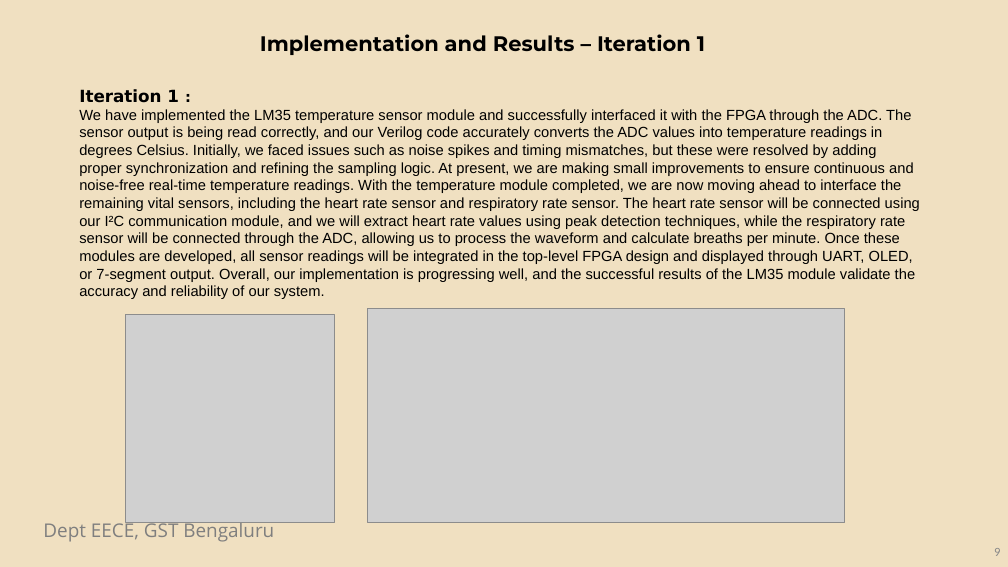
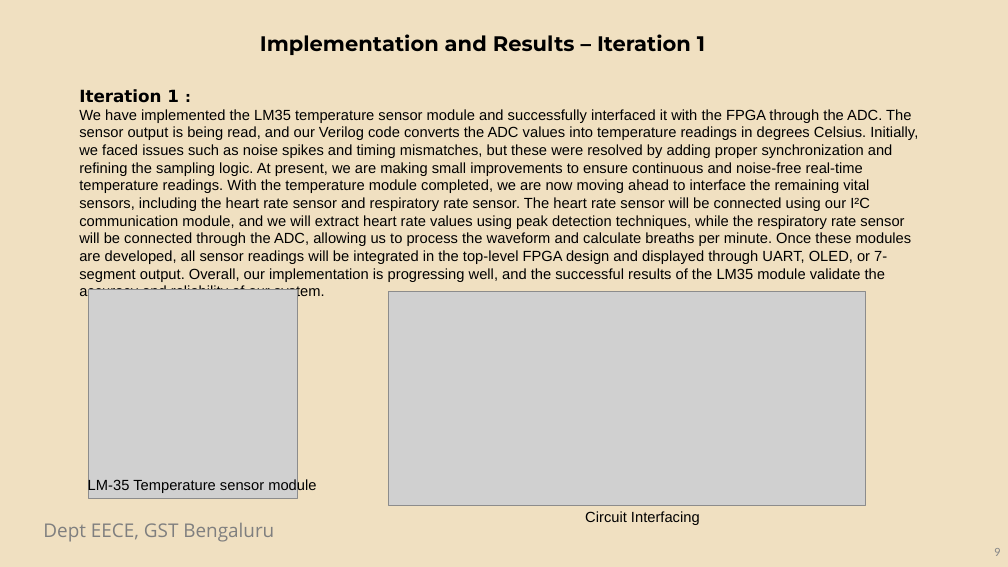
Before and after one commit to VishnuTeja99/Capstone-Project, a slide deck: slide 9 of Project review 2 ppt[1].pptx. Drawn at 1008x567 pixels with LibreOffice and Linux fonts; fonts in the diff are those of the drawing; grey boxes stand for pictures; background and template pictures are left out. Boxes give left, top, right and bottom in pixels: in the first picture for what was removed or moved away, otherwise in the second. Text is boxed around its words. In the diff, an @@ line names an element or a change of style, - is before the commit and + after.

```diff
--- a/Project review 2 ppt[1].pptx
+++ b/Project review 2 ppt[1].pptx
@@ text at (79, 109, 918, 300): text changed @@
-We have implemented the LM35 temperature sensor module and successfully interfaced it with the FPGA through the ADC. The sensor output is being read correctly, and our Verilog code accurately converts the ADC values into temperature readings in degrees Celsius. Initially, we faced issues such as noise spikes and timing mismatches, but these were resolved by adding proper synchronization and refining the sampling logic. At present, we are making small improvements to ensure continuous and noise-free real-time temperature readings. With the temperature module completed, we are now moving ahead to interface the remaining vital sensors, including the heart rate sensor and respiratory rate sensor. The heart rate sensor will be connected using our I²C communication module, and we will extract heart rate values using peak detection techniques, while the respiratory rate sensor will be connected through the ADC, allowing us to process the waveform and calculate breaths per minute. Once these modules are developed, all sensor readings will be integrated in the top-level FPGA design and displayed through UART, OLED, or 7-segment output. Overall, our implementation is progressing well, and the successful results of the LM35 module validate the accuracy and reliability of our system.
+We have implemented the LM35 temperature sensor module and successfully interfaced it with the FPGA through the ADC. The sensor output is being read, and our Verilog code converts the ADC values into temperature readings in degrees Celsius. Initially, we faced issues such as noise spikes and timing mismatches, but these were resolved by adding proper synchronization and refining the sampling logic. At present, we are making small improvements to ensure continuous and noise-free real-time temperature readings. With the temperature module completed, we are now moving ahead to interface the remaining vital sensors, including the heart rate sensor and respiratory rate sensor. The heart rate sensor will be connected using our I²C communication module, and we will extract heart rate values using peak detection techniques, while the respiratory rate sensor will be connected through the ADC, allowing us to process the waveform and calculate breaths per minute. Once these modules are developed, all sensor readings will be integrated in the top-level FPGA design and displayed through UART, OLED, or 7-segment output. Overall, our implementation is progressing well, and the successful results of the LM35 module validate the accuracy and reliability of our system.
@@ picture: place and size @@
-picture at (126, 315, 334, 523)
+picture at (88, 290, 297, 498)
@@ picture: place and size @@
-picture at (368, 309, 845, 523)
+picture at (389, 292, 867, 506)
@@ text added at (88, 479, 316, 494), 14 pt, text #000000 @@
+LM-35 Temperature sensor module
@@ text added at (585, 511, 700, 525), 14 pt, text #000000 @@
+Circuit Interfacing
```
Also in this commit, not shown: 2 other slides changed, 3 slides added.
